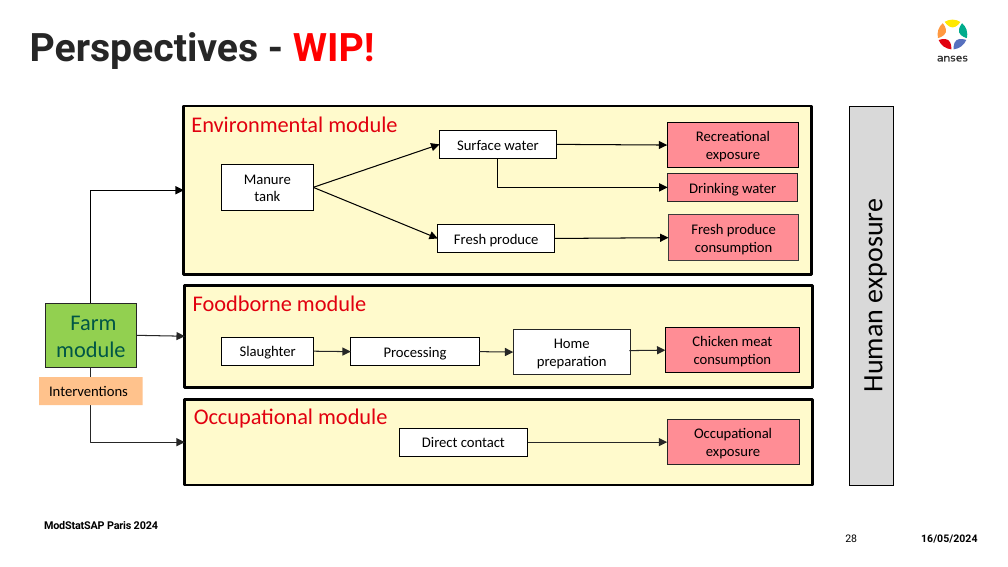
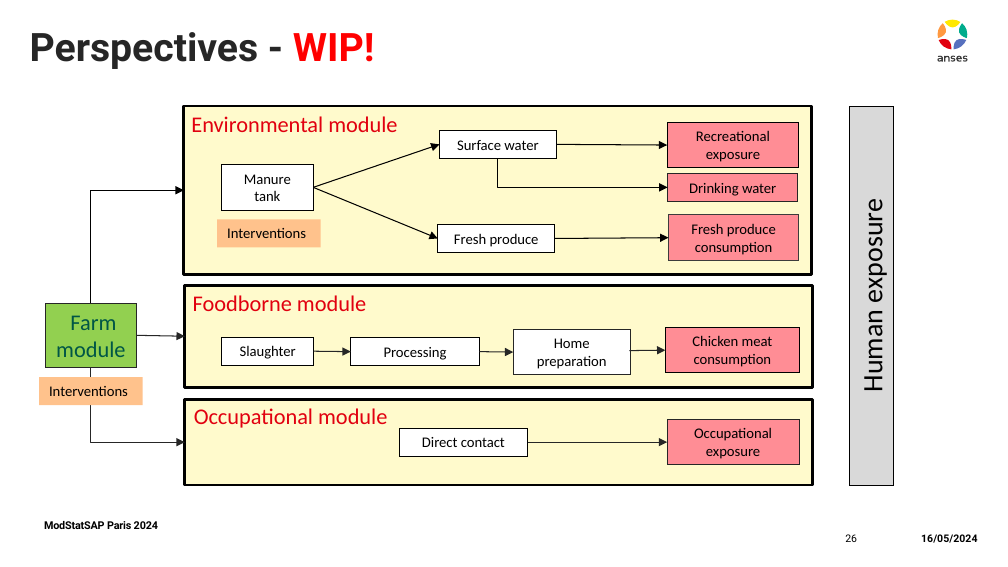
Before and after one commit to ENVIRE-JPIAMR/farm-module, a slide deck: slide 26 of docs/ModStatSAP_sbasak.pptx (slide 28 before the commit). Drawn at 1008x567 pixels with LibreOffice and Linux fonts; fonts in the diff are those of the drawing. Boxes give left, top, right and bottom in pixels: in the first picture for what was removed or moved away, otherwise in the second. Text is boxed around its words. In the diff, an @@ line names an element or a change of style, - is before the commit and + after.

```diff
--- a/docs/ModStatSAP_sbasak.pptx
+++ b/docs/ModStatSAP_sbasak.pptx
@@ rectangle added at (218, 220, 322, 248), fill #FFC28C, 10.5 pt, text #000000 @@
+Interventions
@@ page number at (845, 534, 857, 542): text changed @@
-28
+26
```
Also in this commit, not shown: 2 other slides changed, 2 slides removed.
